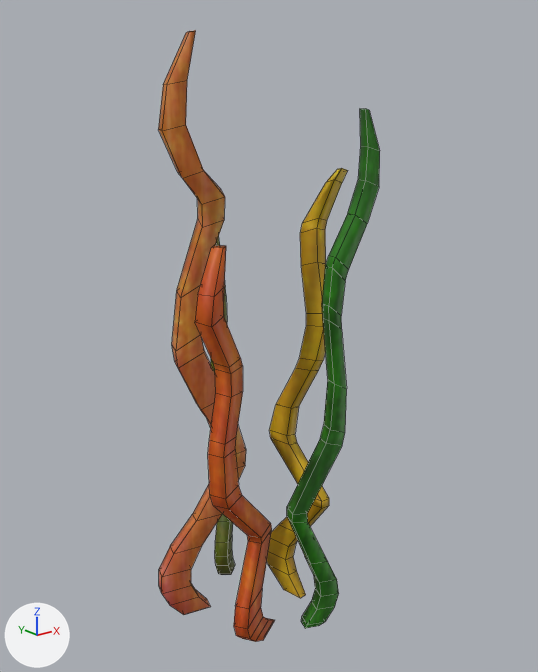
Two versions of the FBX model Assets/XanaBuilder Assets/Models/VEG/04_Grass/VEG0410022_Grass06/VEG0410022.fbx, one commit apart.
Before and after are seen from a 50 mm camera at (-1.55, -2.14, 1.98) aimed at (0.15, -0.01, 1.12). Lighting does not change. The marker at lower left points along +X, +Y and +Z. Mesh edges are drawn as thin lines. Where no turn or scale is listed for an object, it has been applied to the vertices.

In view in the first picture: 'smVEG0410022'.
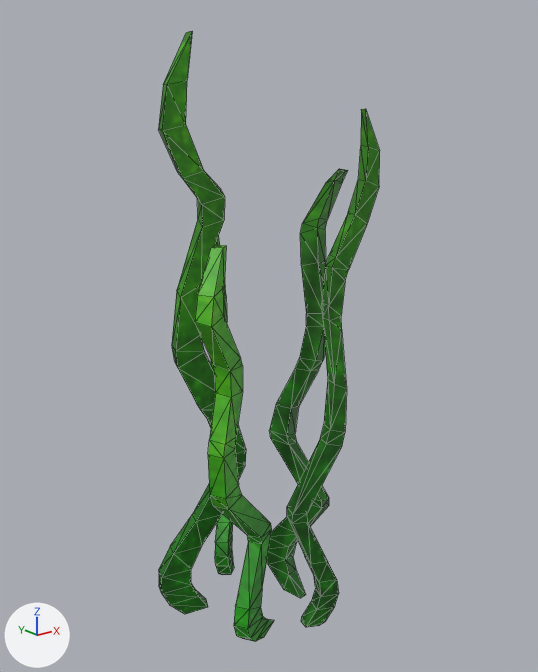
Location of each change, (x1, y1, x2, y2) in pixels of the pictures (538 x 672 px; the box of a moved part takes in the faces that stretch with it):
'smVEG0410022', reshaped
    before: (158, 30, 380, 642)
    after: (158, 31, 380, 642)
part 1 of me_mesh, cut back
    before: (170, 559, 334, 642)
    after: (170, 562, 334, 641)
part 2 of me_mesh, moved or reshaped
    before: (195, 316, 243, 397)
    after: (195, 323, 243, 397)
part 3 of me_mesh, cut back
    before: (327, 109, 380, 182)
    after: (327, 109, 368, 182)
part 4 of me_mesh, moved or reshaped
    before: (163, 30, 196, 85)
    after: (163, 31, 193, 85)

Patch to the scene script:
```diff
--- a/Assets/XanaBuilder Assets/Models/VEG/04_Grass/VEG0410022_Grass06/VEG0410022.fbx.py
+++ b/Assets/XanaBuilder Assets/Models/VEG/04_Grass/VEG0410022_Grass06/VEG0410022.fbx.py
@@ me_mesh @@
 # used by ob_smveg0410022; location = (0.0, 0.0, 0.0)
-me_mesh.from_pydata(...)  # 388 vertices, 373 faces; spans x -0.38..0.5, y -0.37..0.46, z -0.02..2.2
+me_mesh.from_pydata(...)  # 368 vertices, 706 faces; spans x -0.38..0.5, y -0.37..0.45, z -0.02..2.2
+# me_mesh part 1: 2 vertices moved within x -0.1..0.02, y -0.21..-0.2, z 0.0..0.01; 14 vertices removed from x -0.25..0.1, y -0.31..0.2, z 0.0..0.04; 3 vertices added at x -0.24..0.1, y -0.31..0.17, z 0.01..0.03
+# me_mesh part 2: 6 vertices removed from x -0.29..-0.2, y -0.31..-0.22, z 1.15..1.19; 3 vertices added at x -0.28..-0.2, y -0.31..-0.22, z 1.16..1.17
+# me_mesh part 3: 5 vertices removed from x 0.29..0.46, y -0.35..-0.04, z 1.73..1.96; 2 vertices added at x 0.3..0.46, y -0.31..-0.05, z 1.74..1.95
+# me_mesh part 4: 2 vertices removed from x -0.15..-0.13, y 0.02..0.03, z 2.19..2.2; 1 vertex added at x -0.14, y 0.02, z 2.19
+# me_mesh part 5: the surface is now shaded flat
 me_mesh.materials.append(mat_mtveg0410022_placemode)
```
